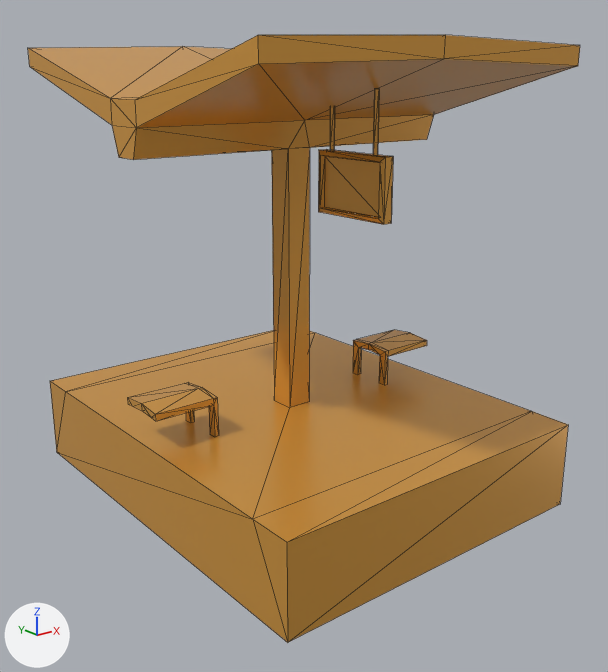
A saved change to the glTF model public/models/train-station-platform-sign-small.glb.
The view is the same before and after, from a 50 mm lens placed at (-5.81, -7.5, 4.79), pointed at (-0.02, -0.25, 1.89). Arrows for +X, +Y and +Z are at lower left; the lights stay in place. Mesh edges are drawn as thin lines. Where no turn or scale is listed for an object, it has been applied to the vertices.

The first picture shows 'train-station-platform-sign-small'.
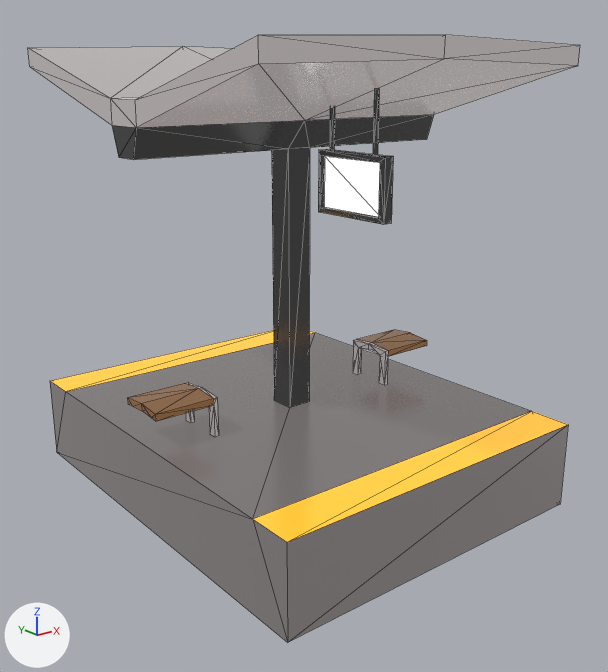
Pixel boxes (x1, y1, x2, y2) of what changed, in the pictures (608 x 672 px):
'train-station-platform-sign-small', recoloured (brown to grey): (28, 35, 580, 643) in both

Diff of the bpy script that builds the scene:
```diff
--- a/public/models/train-station-platform-sign-small.glb.py
+++ b/public/models/train-station-platform-sign-small.glb.py
@@ img_base @@
+img_base = load_image('base', '_unpacked/base', 1024, 1024, 'sRGB')
@@ mat_lowpoly_colors_001 @@
+mat_lowpoly_colors_001 = bpy.data.materials.new('LOWPOLY-COLORS.001')
+# uses the picture img_base
@@ me_train_station_platform_sign_small @@
 me_train_station_platform_sign_small.from_pydata(...)  # 152 vertices, 252 faces; spans x -2.0..2.0, y -2.5..2.5, z 0.0..5.1
-me_train_station_platform_sign_small.materials.append(mat_lowpoly_colors)  # orange #e7a747
+me_train_station_platform_sign_small.materials.append(mat_lowpoly_colors_001)
```
